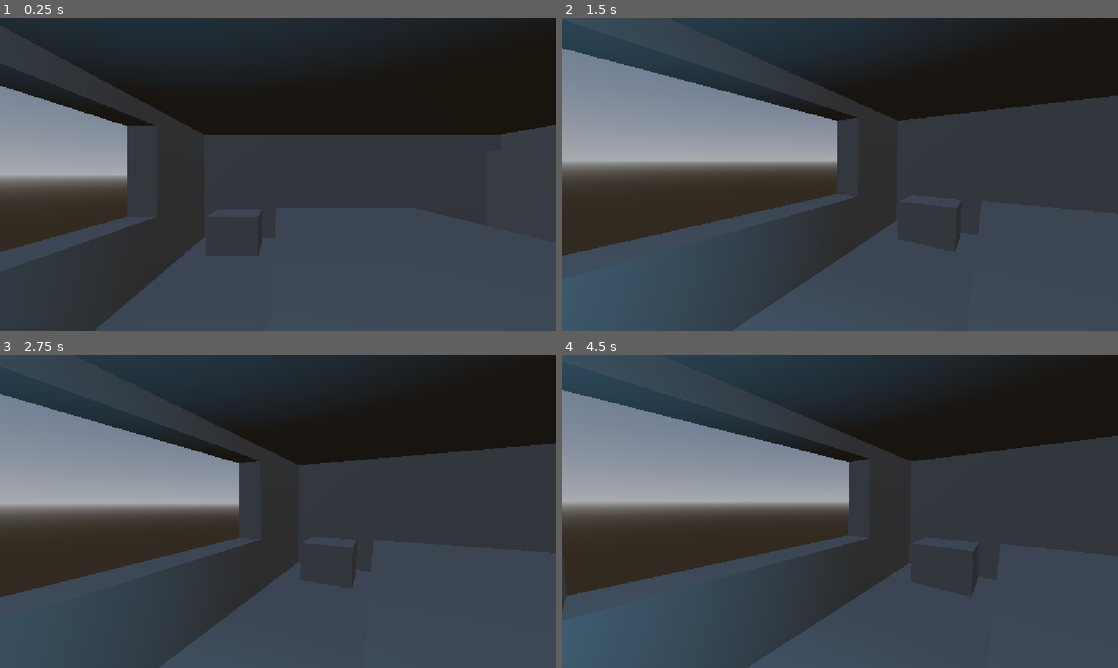
Above: before the commit, frames 1-4 (two rows, left to right).
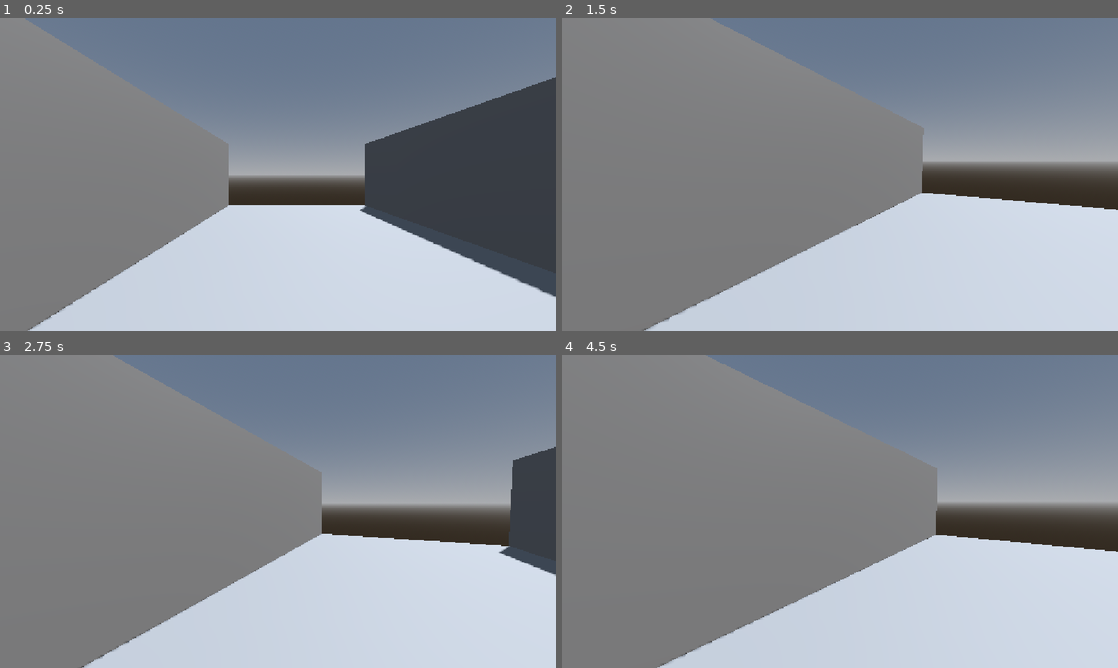
Above: after the commit, the same moments.

Repository: ridim334/sudoapters-1
Game: Godot game, scene res://main.tscn
Two runs of this game, one before a commit and one after it. Both use one fixed random seed, a clock stepped at 60 frames per second and the inputs below.
Inputs (mouse positions are in pixels of both pictures, inside the frame that each line leads up to):
- Up to frame 1 (0.25 s): no input
- Up to frame 2 (1.5 s): tap Enter (ui_accept) at 0.5, 0.77, 1.25 s; move the mouse to (962, 158) at 0.52 s; hold Right (ui_right) 0.53-1.28 s; click (962, 158) at 0.67 s; move the mouse to (812, 174) at 1.27 s; hold Up (ui_up) from 1.28 s (still down)
- Up to frame 3 (2.75 s): keep holding Up (ui_up); tap Enter (ui_accept) at 1.52, 2 s; move the mouse to (289, 505) at 2.02 s
- Up to frame 4 (4.5 s): keep holding Up (ui_up); tap Enter (ui_accept) at 2.75, 3.02, 3.5, 3.77, 4.25 s; move the mouse to (834, 517) at 2.77 s; click (834, 517) at 2.92 s; move the mouse to (878, 514) at 3.52 s; move the mouse to (795, 508) at 4.27 s

The runs differ from the first frame. In frame 1, 85% of the frame differs, in the area x 0-100%, y 0-100%; in frame 2, 95%; in frame 3, 93%; in frame 4, 95%.

Commit message:
Created hallway path greyboxes

Diff:
--- a/new-game-project/main.tscn
+++ b/new-game-project/main.tscn
@@ -16,75 +16,70 @@
 
 [node name="Main" type="Node3D" unique_id=1279762110]
 
-[node name="CSGCombiner3D" type="CSGCombiner3D" parent="." unique_id=888829076]
+[node name="RoomCombiner" type="CSGCombiner3D" parent="." unique_id=888829076]
 use_collision = true
 
-[node name="CSGBox3D" type="CSGBox3D" parent="CSGCombiner3D" unique_id=1833723648]
+[node name="CSGBox3D" type="CSGBox3D" parent="RoomCombiner" unique_id=1833723648]
 use_collision = true
 size = Vector3(9, 0.25, 9)
 
-[node name="CSGBox3D12" type="CSGBox3D" parent="CSGCombiner3D" unique_id=1931524731]
-transform = Transform3D(1, 0, 0, 0, 1, 0, 0, 0, 1, 0, 3.0226893, 0)
-use_collision = true
-size = Vector3(9, 0.25, 9)
-
-[node name="CSGBox3D2" type="CSGBox3D" parent="CSGCombiner3D" unique_id=1542831018]
+[node name="CSGBox3D2" type="CSGBox3D" parent="RoomCombiner" unique_id=1542831018]
 transform = Transform3D(0.071999975, 0, 0, 0, 1, 0, 0, 0, 1, -4.25, 1.625, 0)
 use_collision = true
 size = Vector3(7, 3, 9)
 
-[node name="CSGBox3D3" type="CSGBox3D" parent="CSGCombiner3D" unique_id=805124765]
+[node name="CSGBox3D3" type="CSGBox3D" parent="RoomCombiner" unique_id=805124765]
 transform = Transform3D(0.071999975, 0, 0, 0, 1, 0, 0, 0, 1, 4.25, 1.625, 0)
 use_collision = true
 size = Vector3(7, 3, 9)
 
-[node name="CSGBox3D6" type="CSGBox3D" parent="CSGCombiner3D" unique_id=1453333638]
+[node name="CSGBox3D6" type="CSGBox3D" parent="RoomCombiner" unique_id=1453333638]
 transform = Transform3D(0.13679996, 0, 0, 0, 1, 0, 0, 0, 0.19999999, 3.5, 1.25, -2.75)
 use_collision = true
 size = Vector3(7, 2.25, 9)
 
-[node name="CSGBox3D7" type="CSGBox3D" parent="CSGCombiner3D" unique_id=1804619438]
+[node name="CSGBox3D7" type="CSGBox3D" parent="RoomCombiner" unique_id=1804619438]
 transform = Transform3D(0.13679996, 0, 0, 0, 1, 0, 0, 0, 0.19999999, 3.5, 1.25, -0.75)
 use_collision = true
 size = Vector3(7, 2.25, 9)
 
-[node name="CSGBox3D8" type="CSGBox3D" parent="CSGCombiner3D" unique_id=157443863]
+[node name="CSGBox3D8" type="CSGBox3D" parent="RoomCombiner" unique_id=157443863]
 transform = Transform3D(0.13679996, 0, 0, 0, 0.39999998, 0, 0, 0, 0.24, 3.5, 0.5, 2.25)
 use_collision = true
 size = Vector3(7, 2.25, 9)
 
-[node name="CSGBox3D11" type="CSGBox3D" parent="CSGCombiner3D" unique_id=510197543]
+[node name="CSGBox3D11" type="CSGBox3D" parent="RoomCombiner" unique_id=510197543]
 transform = Transform3D(-5.9797163e-09, 0, 0.24, 0, 0.39999998, 0, -0.13679996, 0, -1.0490733e-08, -2.9481995, 0.5, -3.4613981)
 use_collision = true
 size = Vector3(7, 2.25, 4.5)
 
-[node name="CSGBox3D10" type="CSGBox3D" parent="CSGCombiner3D" unique_id=1625770212]
+[node name="CSGBox3D10" type="CSGBox3D" parent="RoomCombiner" unique_id=1625770212]
 transform = Transform3D(0.51299983, 0, 0, 0, 0.39999998, 0, 0, 0, 0.24, -0.25, 0.5, -1.98)
 use_collision = true
 size = Vector3(7, 2.25, 17.5)
 
-[node name="CSGBox3D9" type="CSGBox3D" parent="CSGCombiner3D" unique_id=680590307]
+[node name="CSGBox3D9" type="CSGBox3D" parent="RoomCombiner" unique_id=680590307]
 transform = Transform3D(0.09673217, 0, 0.11879392, 0, 0.39999995, 0, -0.09673217, 0, 0.11879392, -2.8938255, 0.5, 2.9283977)
 use_collision = true
 size = Vector3(7, 2.25, 9.5)
 
-[node name="CSGBox3D4" type="CSGBox3D" parent="CSGCombiner3D" unique_id=1202948548]
+[node name="CSGBox3D4" type="CSGBox3D" parent="RoomCombiner" unique_id=1202948548]
 transform = Transform3D(-3.147219e-09, 0, -1, 0, 1, 0, 0.071999975, 0, -4.371139e-08, 0, 1.625, -4.5)
 use_collision = true
 size = Vector3(7, 3, 9)
 
-[node name="CSGBox3D5" type="CSGBox3D" parent="CSGCombiner3D" unique_id=1968939511]
+[node name="CSGBox3D5" type="CSGBox3D" parent="RoomCombiner" unique_id=1968939511]
 transform = Transform3D(-3.147219e-09, 0, -1, 0, 1, 0, 0.071999975, 0, -4.371139e-08, 0, 1.625, 4.25)
 use_collision = true
 size = Vector3(7, 3, 9)
 
-[node name="Negation" type="CSGBox3D" parent="CSGCombiner3D" unique_id=2078242085]
+[node name="Negation" type="CSGBox3D" parent="RoomCombiner" unique_id=2078242085]
 transform = Transform3D(-3.147219e-09, 0, -1, 0, 1, 0, 0.071999975, 0, -4.371139e-08, 0, 1.375, 4.25)
 operation = 2
 use_collision = true
 size = Vector3(10.5, 2.5, 1.5)
 
-[node name="Negation2" type="CSGBox3D" parent="CSGCombiner3D" unique_id=1569626777]
+[node name="Negation2" type="CSGBox3D" parent="RoomCombiner" unique_id=1569626777]
 transform = Transform3D(0.071999975, 0, 0, 0, 1, 0, 0, 0, 1, -4.25, 1.875, -0.375)
 operation = 2
 use_collision = true
@@ -98,8 +93,73 @@
 shadow_enabled = true
 
 [node name="PlayerController" parent="." unique_id=88946456 instance=ExtResource("1_ig7tw")]
-transform = Transform3D(1, 0, 0, 0, 1, 0, 0, 0, 1, -2, 0, 1.25)
+transform = Transform3D(1, 0, 0, 0, 1, 0, 0, 0, 1, -17.459127, 0, 1.25)
 base_speed = 3.75
 
 [node name="Lantern" parent="." unique_id=1711012922 instance=ExtResource("2_0xm2m")]
 transform = Transform3D(0.3169227, 0, 0.013672791, 0, 0.31721753, 0, -0.013672791, 0, 0.3169227, -2.8058138, 1.2257652, 2.9394248)
+
+[node name="StraightHallwayCombiner" type="CSGCombiner3D" parent="." unique_id=1207046789]
+transform = Transform3D(1, 0, 0, 0, 1, 0, 0, 0, 1, -16.42986, 0, 0)
+use_collision = true
+
+[node name="CSGBox3D" type="CSGBox3D" parent="StraightHallwayCombiner" unique_id=88742565]
+transform = Transform3D(1, 0, 0, 0, 0.3, 0, 0, 0, 1, 0, 0, 0)
+size = Vector3(8, 1, 20)
+
+[node name="CSGBox3D2" type="CSGBox3D" parent="StraightHallwayCombiner" unique_id=645455092]
+transform = Transform3D(1, 0, 0, 0, 0.3, 0, 0, 0, 1, -3.875, 1.8375001, 0)
+size = Vector3(0.25, 11.25, 20)
+
+[node name="ExitNode" type="CSGBox3D" parent="StraightHallwayCombiner" unique_id=1432300126]
+transform = Transform3D(-1.4901161e-08, 0, -0.9999999, 0, 0.29999998, 0, 0.9999999, 0, -1.4901161e-08, 0, 1.8375002, 10)
+size = Vector3(0.25, 11.25, 8)
+
+[node name="CSGBox3D5" type="CSGBox3D" parent="StraightHallwayCombiner" unique_id=1227542017]
+transform = Transform3D(-1.4901161e-08, 0, -0.9999999, 0, 0.29999998, 0, 0.9999999, 0, -1.4901161e-08, 0, 1.6500002, 10)
+operation = 2
+size = Vector3(0.5, 10, 2)
+
+[node name="CSGBox3D3" type="CSGBox3D" parent="StraightHallwayCombiner" unique_id=89287226]
+transform = Transform3D(1, 0, 0, 0, 0.3, 0, 0, 0, 1, 3.875, 1.8375002, 0)
+size = Vector3(0.25, 11.25, 20)
+
+[node name="RightTurnHallwayCombiner" type="CSGCombiner3D" parent="." unique_id=1224348488]
+transform = Transform3D(1, 0, 0, 0, 1, 0, 0, 0, 1, -25.92986, 0, 8)
+use_collision = true
+
+[node name="CSGBox3D" type="CSGBox3D" parent="RightTurnHallwayCombiner" unique_id=1168205037]
+transform = Transform3D(1, 0, 0, 0, 0.3, 0, 0, 0, 1, 0, 0, -8)
+size = Vector3(8, 1, 20)
+
+[node name="CSGBox3D2" type="CSGBox3D" parent="RightTurnHallwayCombiner" unique_id=1082859100]
+transform = Transform3D(1, 0, 0, 0, 0.3, 0, 0, 0, 1, -3.875, 1.8375001, -12)
+size = Vector3(0.25, 11.25, 12)
+
+[node name="CSGBox3D3" type="CSGBox3D" parent="RightTurnHallwayCombiner" unique_id=1016084409]
+transform = Transform3D(1, 0, 0, 0, 0.3, 0, 0, 0, 1, 3.875, 1.8375002, -8)
+size = Vector3(0.25, 11.25, 20)
+
+[node name="CSGBox3D6" type="CSGBox3D" parent="RightTurnHallwayCombiner" unique_id=506400445]
+transform = Transform3D(-4.371139e-08, 0, -1, 0, 0.3, 0, 1, 0, -4.371139e-08, -0.125, 1.8375002, 2)
+size = Vector3(0.25, 11.25, 8)
+
+[node name="LeftTurnHallwayCombiner" type="CSGCombiner3D" parent="." unique_id=1390874206]
+transform = Transform3D(1, 0, 0, 0, 1, 0, 0, 0, 1, -35.92986, 0, 8)
+use_collision = true
+
+[node name="CSGBox3D" type="CSGBox3D" parent="LeftTurnHallwayCombiner" unique_id=747186496]
+transform = Transform3D(1, 0, 0, 0, 0.3, 0, 0, 0, 1, 0, 0, -8)
+size = Vector3(8, 1, 20)
+
+[node name="CSGBox3D2" type="CSGBox3D" parent="LeftTurnHallwayCombiner" unique_id=426741511]
+transform = Transform3D(1, 0, 0, 0, 0.3, 0, 0, 0, 1, 3.875, 1.8375001, -12)
+size = Vector3(0.25, 11.25, 12)
+
+[node name="CSGBox3D3" type="CSGBox3D" parent="LeftTurnHallwayCombiner" unique_id=1395960196]
+transform = Transform3D(1, 0, 0, 0, 0.3, 0, 0, 0, 1, -3.875, 1.8375002, -8)
+size = Vector3(0.25, 11.25, 20)
+
+[node name="CSGBox3D6" type="CSGBox3D" parent="LeftTurnHallwayCombiner" unique_id=851262916]
+transform = Transform3D(-4.371139e-08, 0, -1, 0, 0.3, 0, 1, 0, -4.371139e-08, -0.125, 1.8375002, 2)
+size = Vector3(0.25, 11.25, 8)
